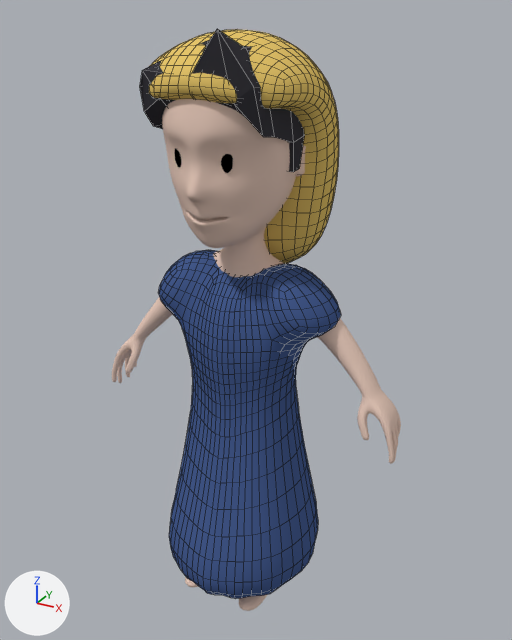
An edit to the Blender file projects/marloth/client/assets/blend/models/child.blend, drawn before and after from the same camera.
Both versions are drawn from a 50 mm lens placed at (0.675, -1.167, 1.248), pointed at (0.014, 0.034, 0.648). Lighting does not change. The marker at lower left points along +X, +Y and +Z. Mesh edges are drawn as thin lines on the coarser meshes.

Objects in the first picture: 'body', 'boy-hair', 'gown', 'long-hair'.
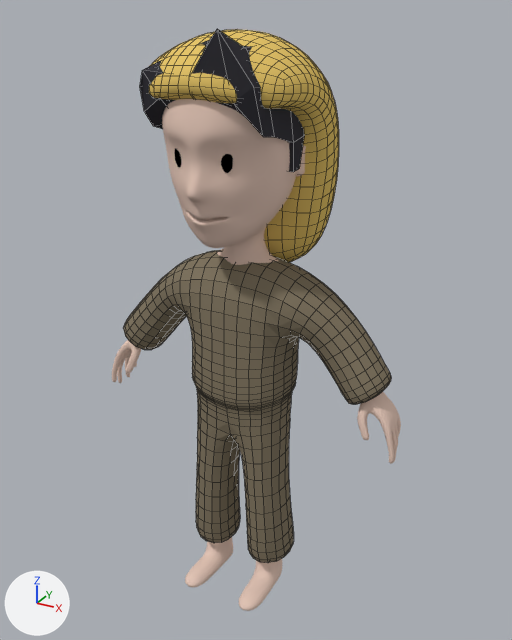
Location of each change, (x1, y1, x2, y2) in pixels of the pictures (512 x 640 px):
'gown', hidden (blue)
    before: (159, 250, 341, 599)
'boy-clothes', shown (brown)
    after: (123, 250, 391, 563)

The change in detail:
Object 'gown' (ob_gown) is now hidden.
Object 'boy-clothes' (ob_boy_clothes) is now shown.
